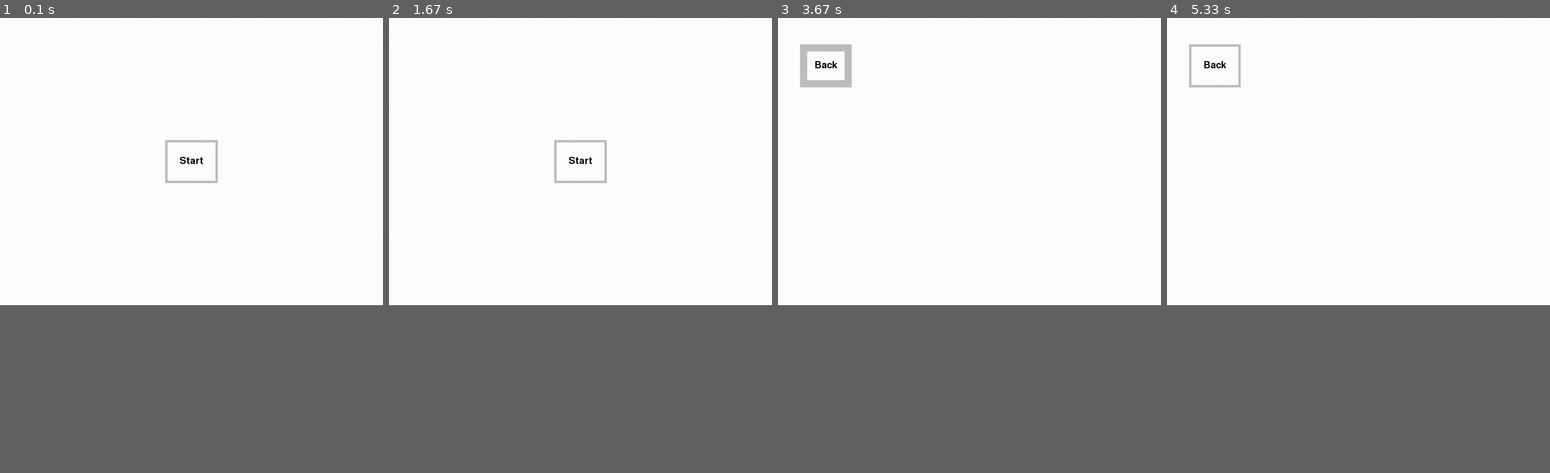
Above: before the commit, frames 1-4 (left to right).
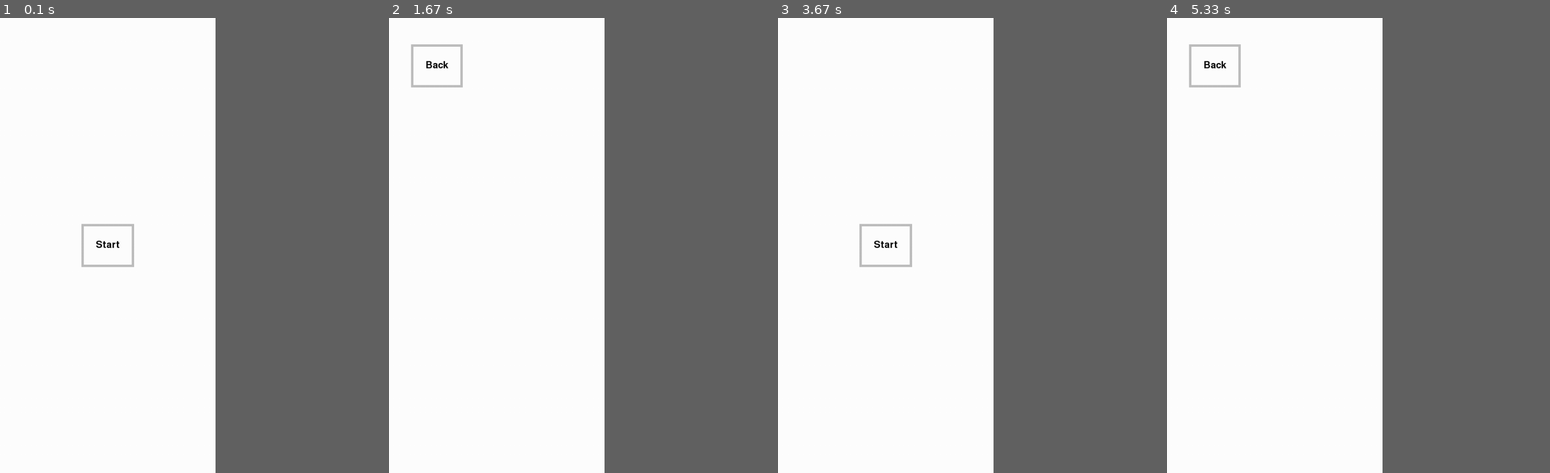
Above: after the commit, the same moments.

Repository: Stariy93/pygame
Game: pygame game, started from main.py
Same seed, same stepped clock (60 frames per second), same inputs: the game is played once before the commit and once after it.
Inputs (mouse positions are in pixels of both pictures, inside the frame that each line leads up to):
- Up to frame 1 (0.1 s): no input
- Up to frame 2 (1.67 s): press the mouse at (496, 245) at 0.37 s; move the mouse to (461, 209) at 0.47 s; release the mouse at (431, 177) at 0.6 s; press the mouse at (434, 63) at 0.7 s; move the mouse to (477, 213) at 0.8 s; release the mouse at (515, 359) at 0.93 s; press the mouse at (496, 245) at 1.53 s; move the mouse to (496, 163) at 1.63 s
- Up to frame 3 (3.67 s): release the mouse at (889, 81) at 1.77 s; press the mouse at (823, 63) at 1.87 s; move the mouse to (854, 236) at 1.97 s; release the mouse at (881, 409) at 2.1 s; press the mouse at (885, 245) at 2.7 s; move the mouse to (896, 177) at 2.8 s; release the mouse at (908, 113) at 2.93 s; press the mouse at (823, 63) at 3.53 s; move the mouse to (820, 168) at 3.63 s
- Up to frame 4 (5.33 s): release the mouse at (1205, 272) at 3.77 s; click (1255, 227) at 3.88 s; press the mouse at (1212, 63) at 4.2 s; move the mouse to (1251, 140) at 4.3 s; release the mouse at (1289, 218) at 4.43 s; press the mouse at (1274, 245) at 5.03 s; move the mouse to (1239, 231) at 5.13 s; release the mouse at (1205, 213) at 5.27 s
In our replay, the window is 757x568 before the commit and 426x900 after it. These sizes can differ from the game's own. Grey fills any space a smaller window leaves; there, only what the larger window draws over its background counts as a difference.

The runs differ from the first frame. In frame 1, 0.6% of the frame differs, in the area x 21-57%, y 26-55%; in frame 2, 0.6%; in frame 3, 1.1%, in the area x 5-36%, y 5-55%; in frame 4, less than 0.1%.

Commit message:
1.0
1)Изменен класс кнопки.
2)Изменено разрешение экрана.

Diff:
--- a/button.py
+++ b/button.py
@@ -22,8 +22,8 @@
         if event.type == pygame.MOUSEBUTTONDOWN and event.button == 1:
             if self.rect.collidepoint(event.pos):
                 self.mouse_tup = True
+                if self.action is not None:
+                    self.action()
 
         elif event.type == pygame.MOUSEBUTTONUP and event.button == 1:
             self.mouse_tup = False
-            if self.action is not None:
-                    self.action()
--- a/settings.py
+++ b/settings.py
@@ -1,6 +1,6 @@
 # Разрешение экрана
-WIDTH = 800
-HEIGHT = 600
+WIDTH = 9 * 50
+HEIGHT = 19 * 50
 
 # Настройки игры
 FPS = 60
